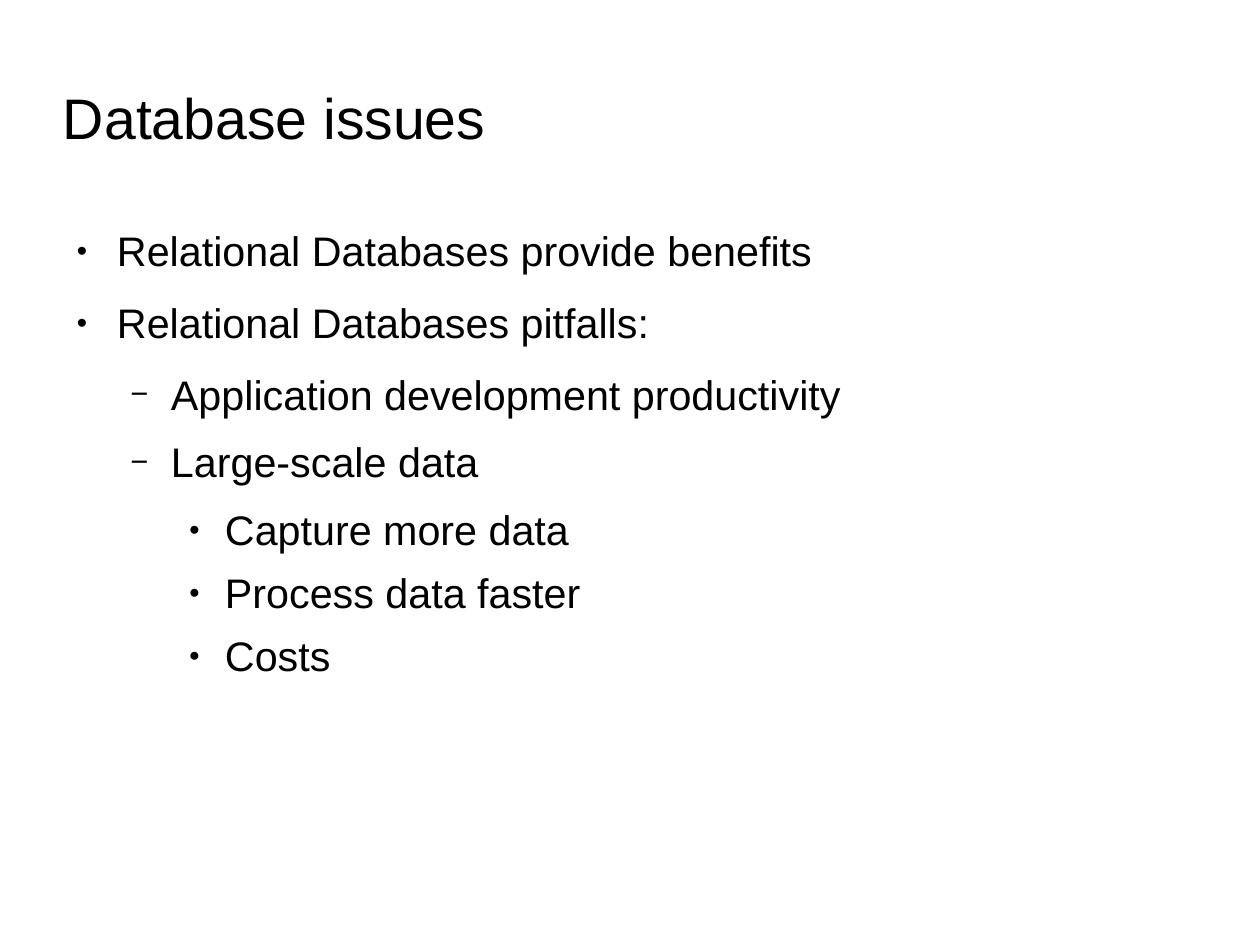
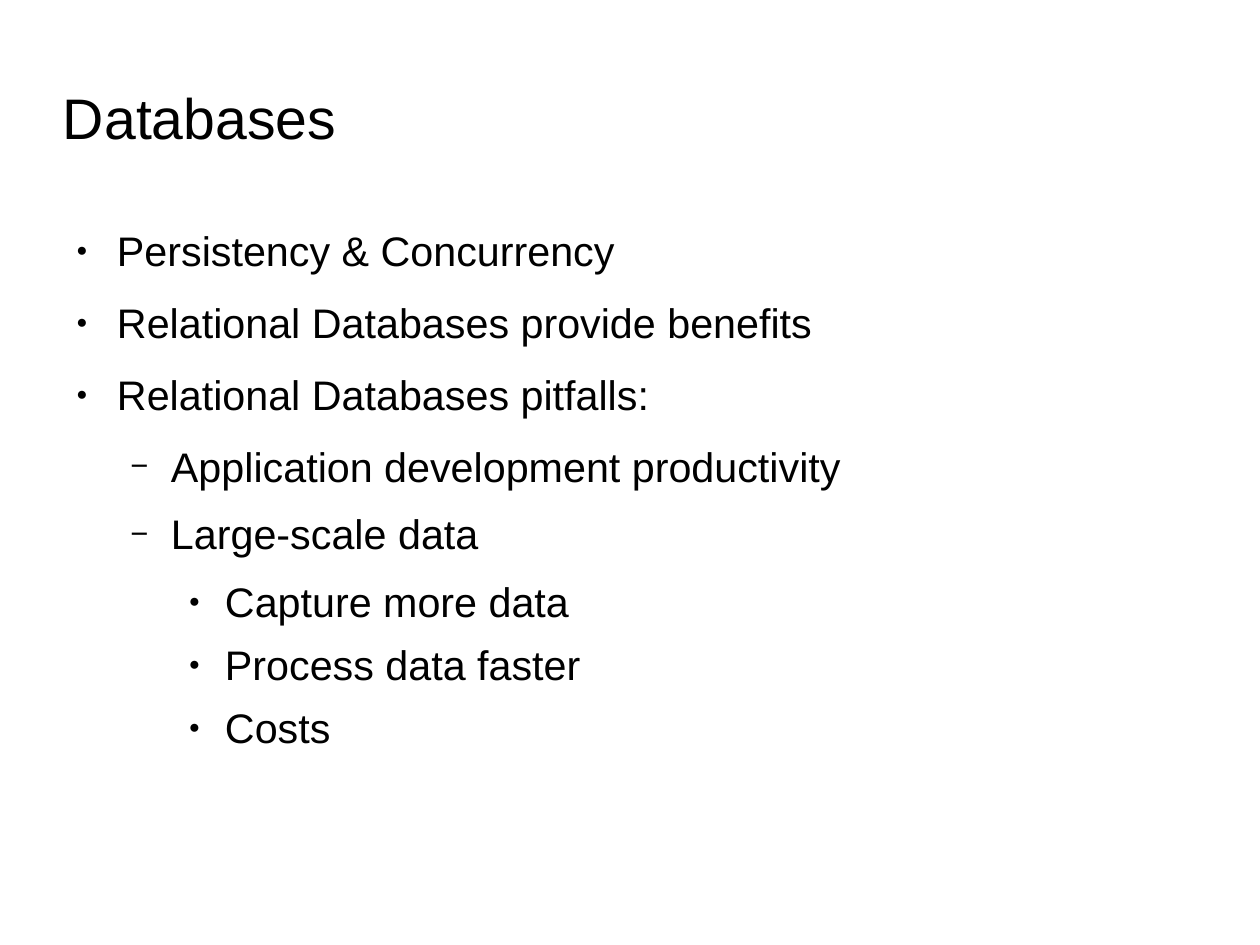
Before and after one commit to qiozas/Documents, a slide deck: slide 8 of fosscomm-2016/Big Data Streaming - FOSSCOMM 2016.odp (slide 7 before the commit). Drawn at 1260x945 pixels with LibreOffice and Linux fonts; fonts in the diff are those of the drawing; background and template pictures are left out. Boxes give left, top, right and bottom in pixels: in the first picture for what was removed or moved away, otherwise in the second. Text is boxed around its words. In the diff, an @@ line names an element or a change of style, - is before the commit and + after.

```diff
--- a/fosscomm-2016/Big Data Streaming - FOSSCOMM 2016.odp
+++ b/fosscomm-2016/Big Data Streaming - FOSSCOMM 2016.odp
@@ title at [63, 97, 336, 140]: text changed @@
-Database issues
+Databases
@@ text at [117, 236, 615, 274]: paragraph added @@
+● Persistency & Concurrency
```
Also in this commit, not shown: 4 other slides changed, 2 slides added, 1 other file.
